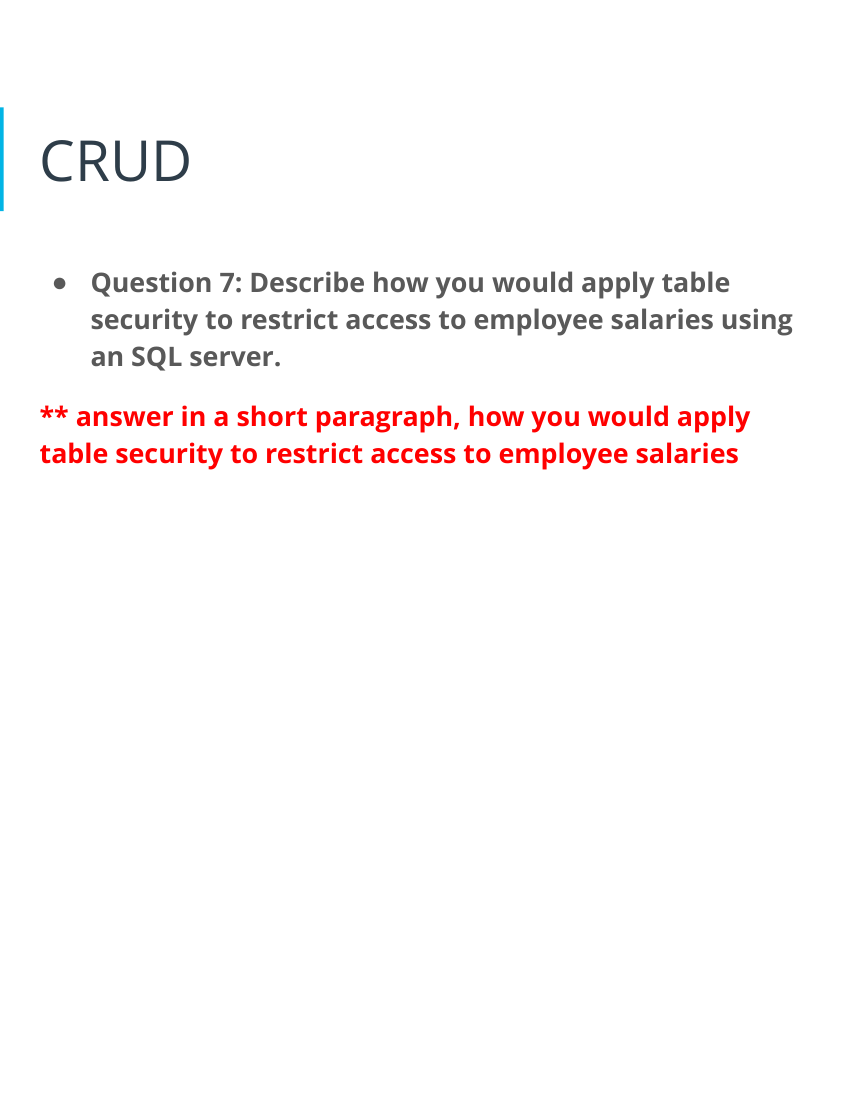
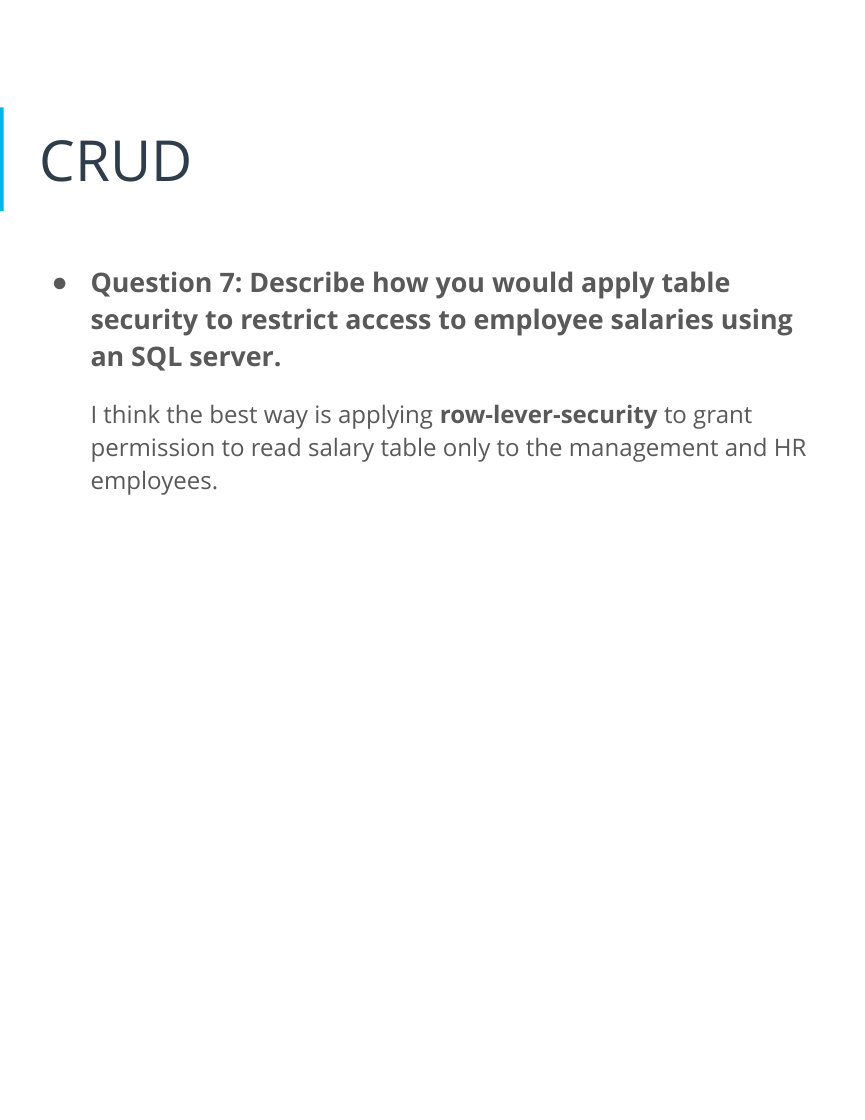
Before and after one commit to jabbala/data-architect-expert, a slide deck: slide 23 of project_1_tech_abc_hr_management/Project_report.pptx. Drawn at 865x1120 pixels with LibreOffice and Linux fonts; fonts in the diff are those of the drawing. Boxes give left, top, right and bottom in pixels: in the first picture for what was removed or moved away, otherwise in the second. Text is boxed around its words. In the diff, an @@ line names an element or a change of style, - is before the commit and + after.

```diff
--- a/project_1_tech_abc_hr_management/Project_report.pptx
+++ b/project_1_tech_abc_hr_management/Project_report.pptx
@@ text at box(91, 404, 807, 495): text changed; size 19 to 17 pt; text colour #FF0000 to #595959; bold off @@
-** answer in a short paragraph, how you would apply table security to restrict access to employee salaries
+I think the best way is applying row-lever-security to grant permission to read salary table only to the management and HR employees.
```
Also in this commit, not shown: 14 other slides changed, 5 other files.
